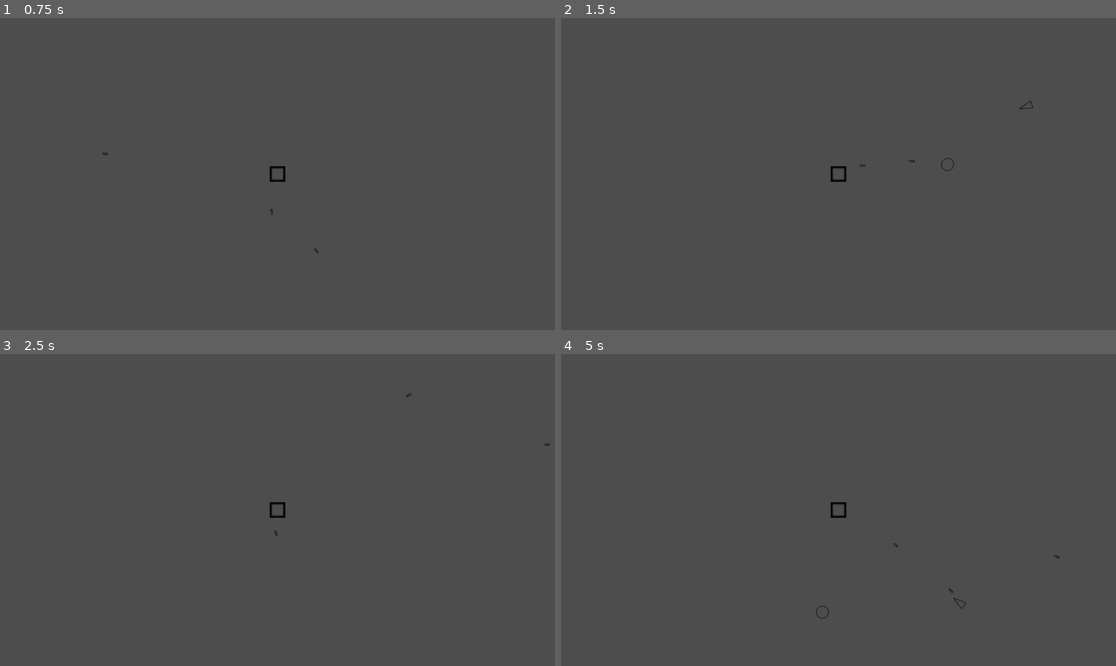
Above: before the commit, frames 1-4 (two rows, left to right).
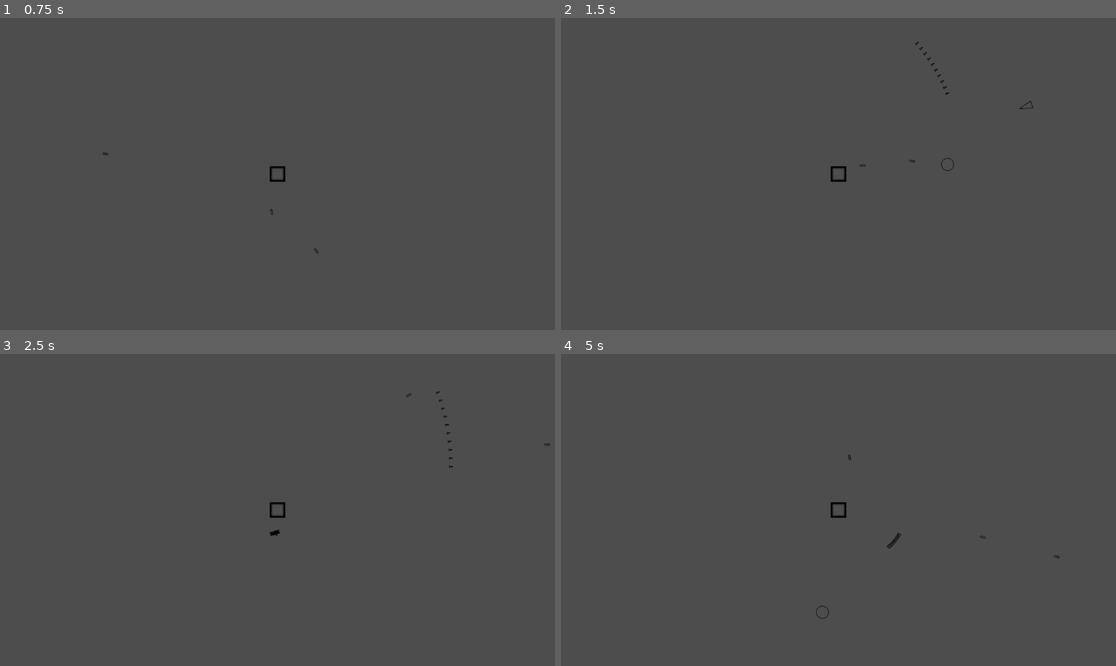
Above: after the commit, the same moments.

Repository: ROKAMETISM/Composition-Based-Practice-1
Game: Godot game, scene res://Scenes/level.tscn
Same seed, same stepped clock (60 frames per second), same inputs: the game is played once before the commit and once after it.
Inputs:
- Up to frame 1 (0.75 s): tap Enter at 0.5 s; hold D (move_right) from 0.53 s (still down)
- Up to frame 2 (1.5 s): release D (move_right) at 1.28 s; hold S (move_down) from 1.28 s (still down)
- Up to frame 3 (2.5 s): release S (move_down) at 2.03 s; hold D (move_right) from 2.03 s (still down)
- Up to frame 4 (5 s): release D (move_right) at 2.78 s; hold W (move_up) 2.78-3.53 s; tap Space at 3.5 s; hold A (move_left) from 3.53 s (still down)

Frame 1 is identical in both runs. In frame 2, less than 0.1% of the frame differs, in the area x 63-70%, y 7-25%; in frame 3, less than 0.1%; in frame 4, less than 0.1%, in the area x 51-77%, y 32-82%.

Commit message:
Implement second weapon : shotgun

Diff:
--- /dev/null
+++ b/Scenes/projectile_shotgun.tscn
@@ -0,0 +1,25 @@
+[gd_scene load_steps=5 format=3 uid="uid://dfcvvist7r2na"]
+
+[ext_resource type="Script" uid="uid://bf6bjt1ybnug5" path="res://Scripts/projectile_rifle.gd" id="1_dyca2"]
+[ext_resource type="Texture2D" uid="uid://dog0a04s7xxng" path="res://Sprites/sprite_projectile_shotgun_simple.png" id="2_dyca2"]
+[ext_resource type="Script" uid="uid://8haeqpc061cw" path="res://Scripts/damage_component.gd" id="3_t7ywo"]
+
+[sub_resource type="RectangleShape2D" id="RectangleShape2D_n3iq4"]
+size = Vector2(10, 6)
+
+[node name="ProjectileShotgun" type="Area2D"]
+collision_layer = 4
+collision_mask = 2
+script = ExtResource("1_dyca2")
+
+[node name="Sprite2D" type="Sprite2D" parent="."]
+texture = ExtResource("2_dyca2")
+
+[node name="CollisionShape2D" type="CollisionShape2D" parent="."]
+shape = SubResource("RectangleShape2D_n3iq4")
+
+[node name="DamageComponent" type="Node" parent="."]
+script = ExtResource("3_t7ywo")
+metadata/_custom_type_script = "uid://8haeqpc061cw"
+
+[connection signal="body_entered" from="." to="." method="_on_body_entered"]
--- a/Scripts/weapon_manager.gd
+++ b/Scripts/weapon_manager.gd
@@ -4,6 +4,7 @@
 
 func _ready() -> void:
 	weapons.append(preload("res://Scripts/weapon_rifle.gd").new())
+	weapons.append(preload("res://Scripts/weapon_shotgun.gd").new())
 
 	for weapon in weapons:
 		weapon.tree_current_scene = get_tree().current_scene
--- /dev/null
+++ b/Scripts/weapon_shotgun.gd
@@ -0,0 +1,35 @@
+extends Node2D
+class_name WeaponShotgun
+
+@export var fire_interval := 0.8
+@export var damage := 50
+var fire_timer := fire_interval
+const SHOTGUN_PROJECTILE = preload("res://Scenes/projectile_shotgun.tscn")
+var projectile_speed := 500.0
+var projectile_damage := 40
+var pellets := 10
+var spread_angle := deg_to_rad(10.0)
+var tree_current_scene
+var player
+
+func update(delta : float, closest_enemy) -> void:
+	fire_timer -= delta
+	if fire_timer < 0 :
+		fire_timer += fire_interval
+		fire_weapon(closest_enemy)
+
+func fire_weapon(closest_enemy) -> void:
+	var aim
+
+	if closest_enemy:
+		aim = (closest_enemy.global_position - player.global_position).angle()
+	else:
+		aim = randf_range(0.0, 2*PI)
+	for i in range(0, pellets):
+		var projectile = SHOTGUN_PROJECTILE.instantiate()
+		projectile.global_position = player.global_position
+		projectile.speed = projectile_speed
+		projectile.set_damage(projectile_damage)
+		projectile.rotation = aim - spread_angle + 2 * spread_angle * i / (pellets-1)
+		tree_current_scene.add_child(projectile)
+	#Todo : Implement auto-aim at closest enemy
Not shown, added: Scripts/weapon_shotgun.gd.uid
Binary file added: Sprites/sprite_projectile_shotgun_simple.png
Not shown, added: Sprites/sprite_projectile_shotgun_simple.png.import
